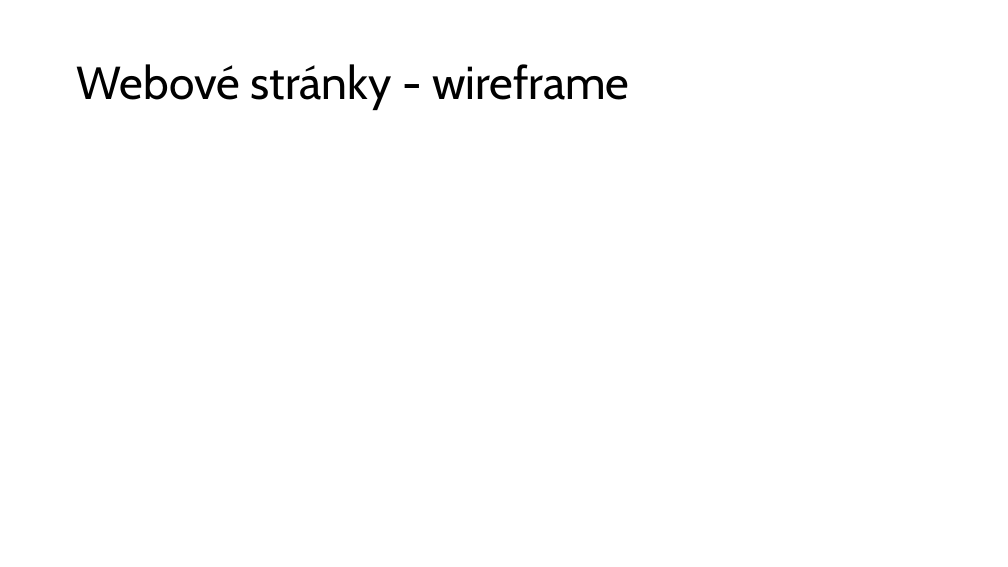
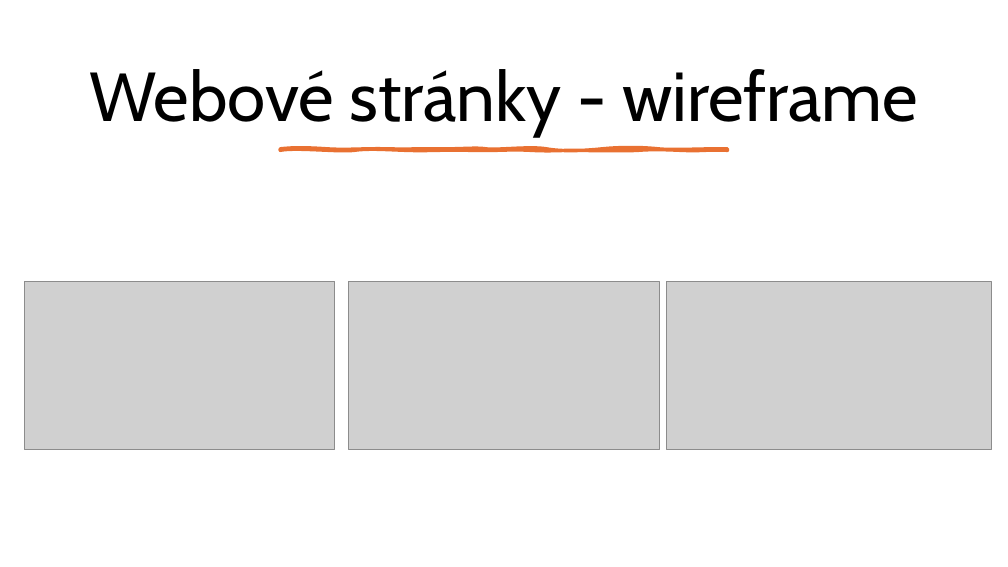
Before and after one commit to OliverDejcik/VejskaProjekt, a slide deck: slide 14 of ostatni/VIS_prezentace.pptx. Drawn at 1008x567 pixels with LibreOffice and Linux fonts; fonts in the diff are those of the drawing; grey boxes stand for pictures. Boxes give left, top, right and bottom in pixels: in the first picture for what was removed or moved away, otherwise in the second. Text is boxed around its words. In the diff, an @@ line names an element or a change of style, - is before the commit and + after.

Commit message:
FINÁLNÍ PREZENTACE S WF

```diff
--- a/ostatni/VIS_prezentace.pptx
+++ b/ostatni/VIS_prezentace.pptx
@@ title "Webové stránky - wireframe" moved from (x1=77, y1=64, x2=629, y2=110) to (x1=89, y1=69, x2=918, y2=137) @@
@@ title "Webové stránky - wireframe" at (x1=89, y1=69, x2=918, y2=137): size 44 to 66 pt; alignment left to centre @@
@@ freeform shape added at (x1=281, y1=149, x2=728, y2=150), fill #E97132, outline #E97132 3.25 pt @@
@@ picture added at (x1=24, y1=281, x2=335, y2=450) @@
@@ picture added at (x1=349, y1=281, x2=659, y2=449) @@
@@ picture added at (x1=666, y1=282, x2=991, y2=449) @@
```
